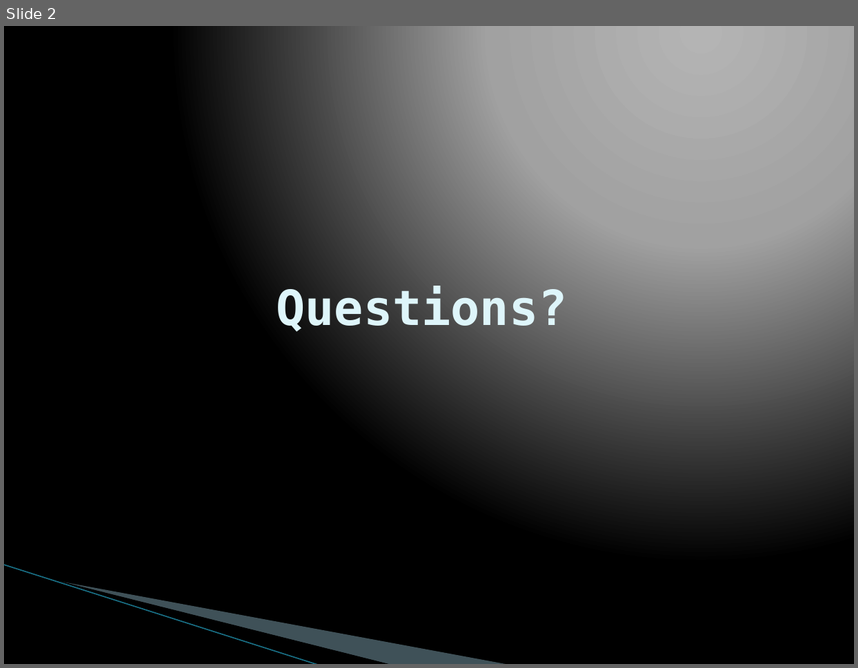
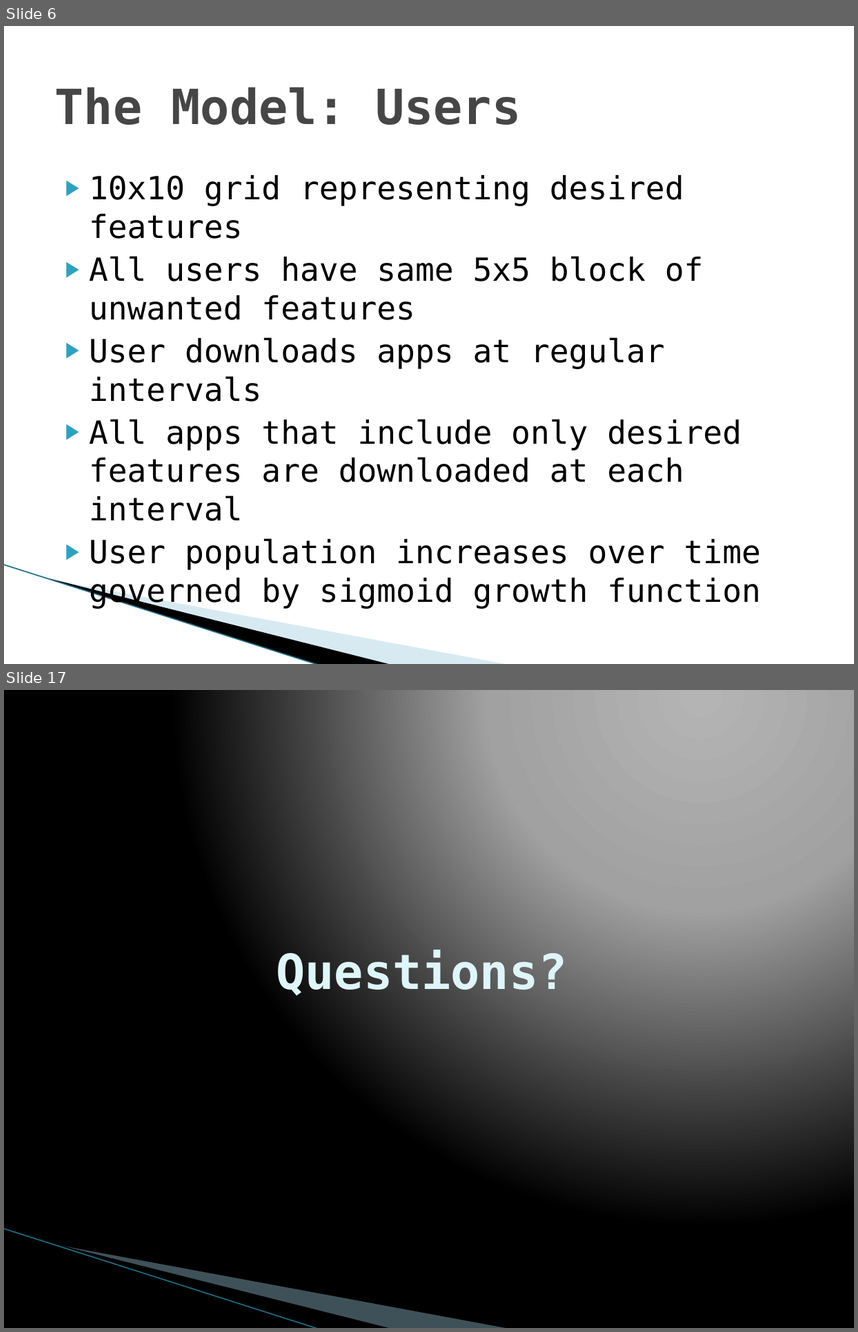
Before and after one commit to vfasburg/cse_848, a slide deck: paper/848_Paper_Presentation_Fasburg_Thomas.pptx. Shown one above the other, each under a label of ours: slide 2 before the commit, slides 6 and 17 after it; the slides between them are not shown. The pictures are 858x668 and 858x1332 pixels, drawn with LibreOffice and Linux fonts; fonts in the diff are those of the drawing; background and template pictures are left out. Boxes give left, top, right and bottom in pixels: in the first picture for what was removed or moved away, otherwise in the second. Text is boxed around its words. In the diff, an @@ line names an element or a change of style, - is before the commit and + after.

```diff
--- a/paper/848_Paper_Presentation_Fasburg_Thomas.pptx
+++ b/paper/848_Paper_Presentation_Fasburg_Thomas.pptx
@@ slide 6 added at (x1=4, y1=26, x2=854, y2=664), background #FFFFFF; not listed: 3 template elements that a slide beside it also shows @@
@@ title added at (x1=55, y1=87, x2=521, y2=125), 41 pt, text #464646, bold @@
+The Model: Users
@@ text added at (x1=89, y1=175, x2=761, y2=608), 27 pt, text #000000 @@
+▶ 10x10 grid representing desired features
+▶ All users have same 5x5 block of unwanted features
+▶ User downloads apps at regular intervals
+▶ All apps that include only desired features are downloaded at each interval
+▶ User population increases over time governed by sigmoid growth function
@@ what was slide 2 is now slide 17 @@
```
Also in this commit, not shown: 1 slide changed, 14 other slides added, 1 other file.
